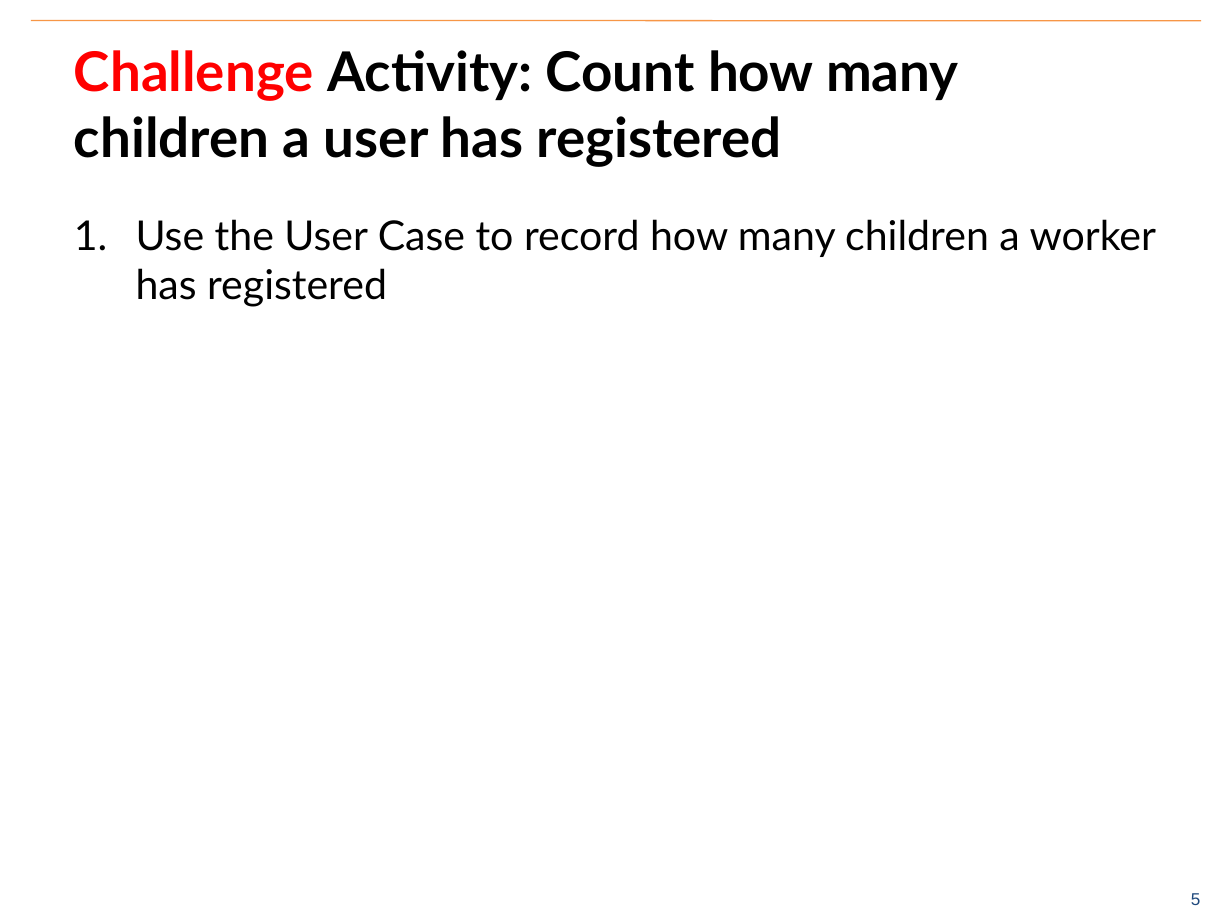
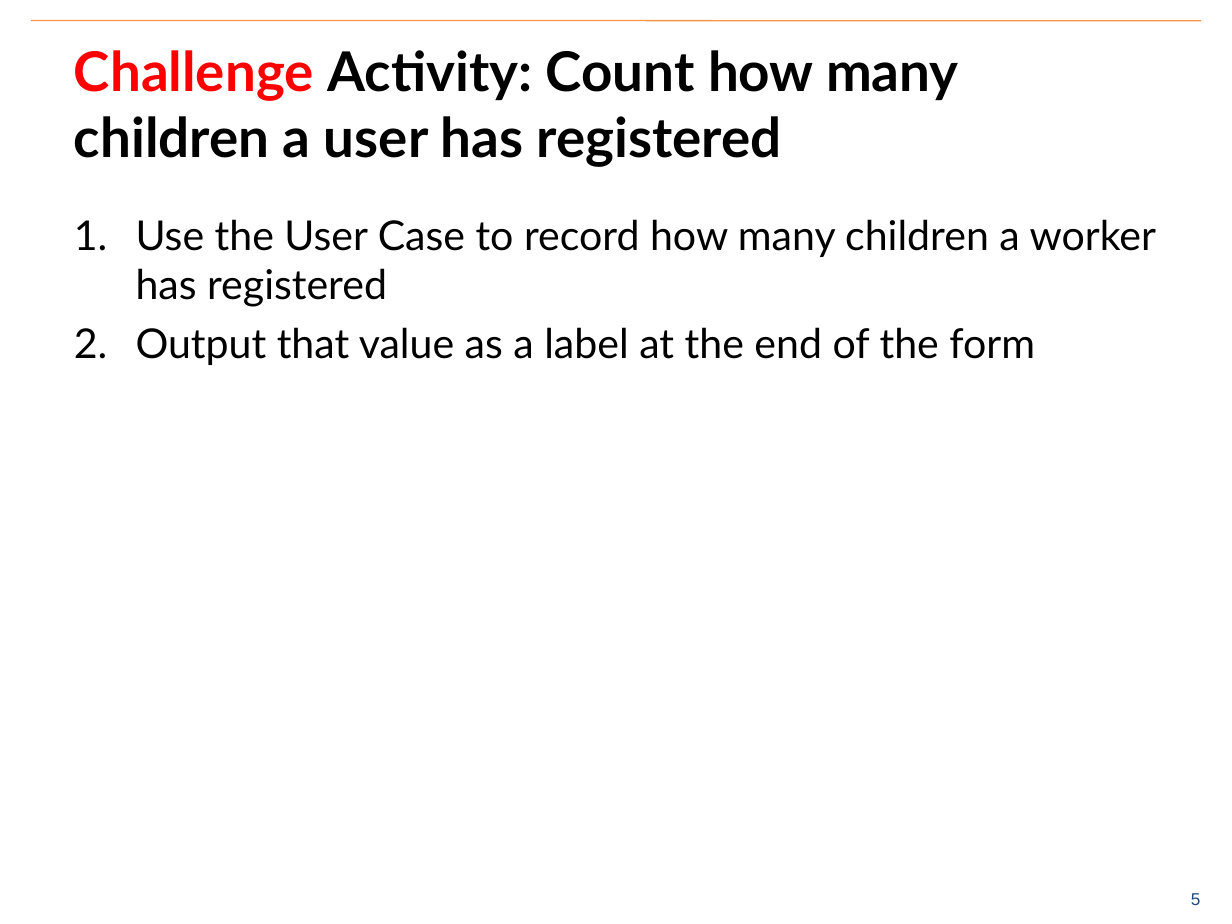
Before and after one commit to benrudolph/exi-training, a slide deck: slide 6 of UserAsACase/user_as_a_case.pptx. Drawn at 1232x924 pixels with LibreOffice and Linux fonts; fonts in the diff are those of the drawing; background and template pictures are left out. Boxes give left, top, right and bottom in pixels: in the first picture for what was removed or moved away, otherwise in the second. Text is boxed around its words. In the diff, an @@ line names an element or a change of style, - is before the commit and + after.

Commit message:
Minor u case updates

```diff
--- a/UserAsACase/user_as_a_case.pptx
+++ b/UserAsACase/user_as_a_case.pptx
@@ text at (136, 327, 1035, 365): paragraph added @@
+2. Output that value as a label at the end of the form
```
